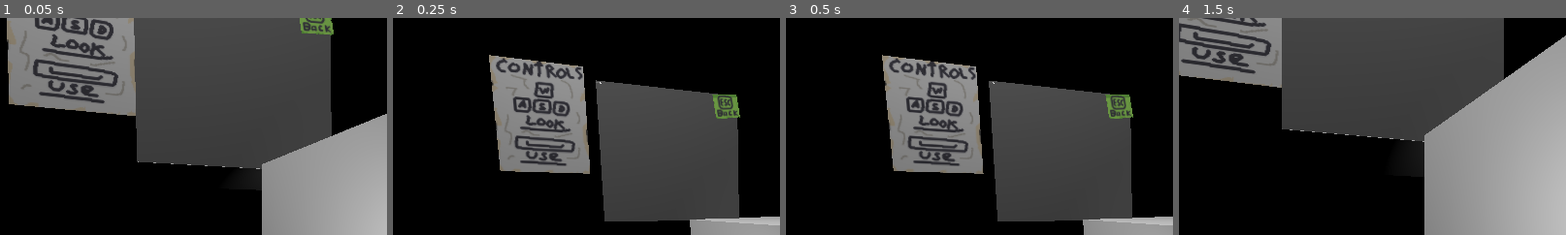
Above: before the commit, frames 1-4 (left to right).
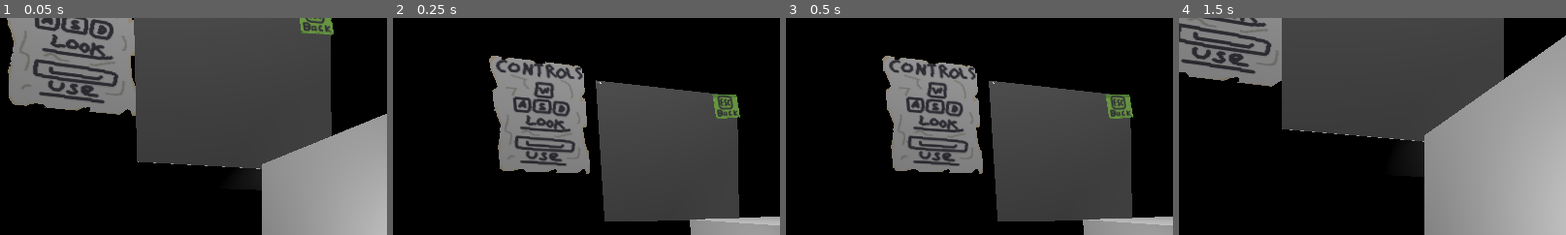
Above: after the commit, the same moments.

Repository: hadll/i-unno
Game: Godot game, scene res://scenes/office.tscn
The game is run twice, just before and just after one commit, with the same random seed, the same clock (stepped at 60 frames per second) and the same inputs. This scene is started directly instead of the project's main scene.
Inputs (mouse positions are % of the whole screen's width and height, from its top left):
- Up to frame 1 (0.05 s): no input
- Up to frame 2 (0.25 s): no input
- Up to frame 3 (0.5 s): no input
- Up to frame 4 (1.5 s): tap Enter at 0.5 s; move the mouse to (72, 45) at 0.52 s; hold D (move_right) 0.53-1.28 s; tap 1 (freecam_on) at 0.6 s; click (72, 45) at 0.67 s; tap Space (move_jump) at 0.77, 1.25 s; move the mouse to (30, 55) at 1.27 s; hold S (move_backward) from 1.28 s (still down); tap 2 (freecam_swap) at 1.35 s
The pictures show only the part of the screen within x 0-50%, y 0-50%; the shares and areas given below are measured in that part.

The runs differ from the first frame. In frame 1, 0.5% of the frame differs, in the area x 1-36%, y 0-46%; in frame 2, 0.5%; in frame 3, 0.5%; in frame 4, 0.1%.
Error in both runs: Cannot call method 'shader_create_from_spirv' on a null value. (res://scripts/ditherer.gd:25)

Commit message:
added alpha to controls note

Diff:
--- a/scenes/office.tscn
+++ b/scenes/office.tscn
@@ -43,6 +43,9 @@
 [sub_resource type="BoxMesh" id="BoxMesh_s8xio"]
 
 [sub_resource type="StandardMaterial3D" id="StandardMaterial3D_fbsom"]
+transparency = 2
+alpha_scissor_threshold = 0.5
+alpha_antialiasing_mode = 0
 albedo_color = Color(0.41, 0.41, 0.41, 1)
 albedo_texture = ExtResource("13_ujkv6")
 
